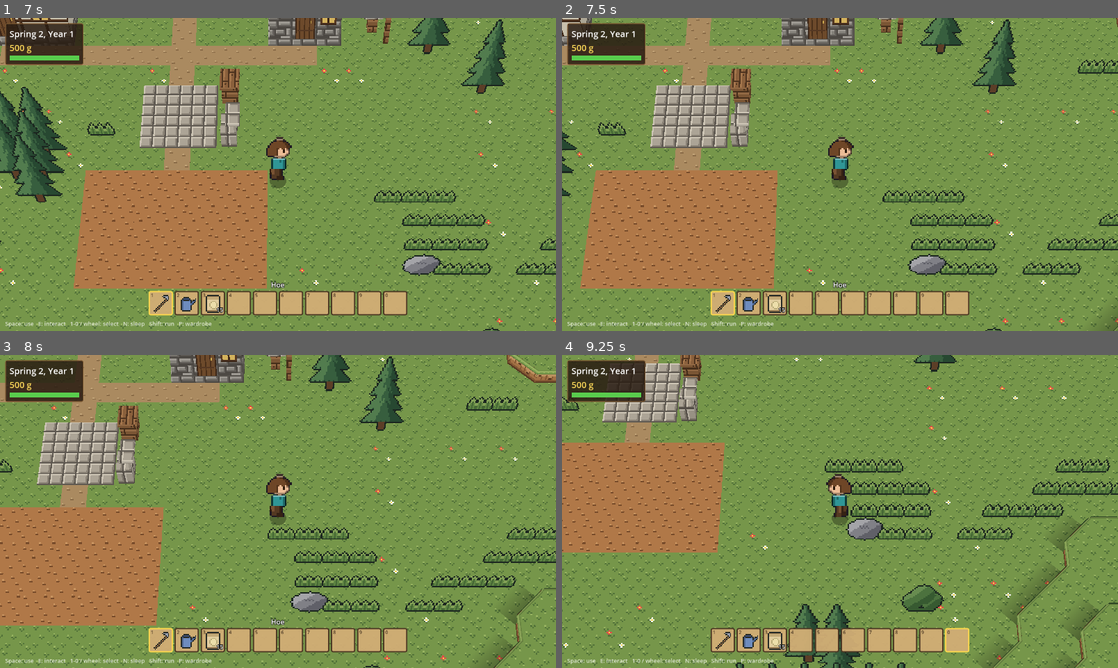
Above: before the commit, frames 1-4 (two rows, left to right).
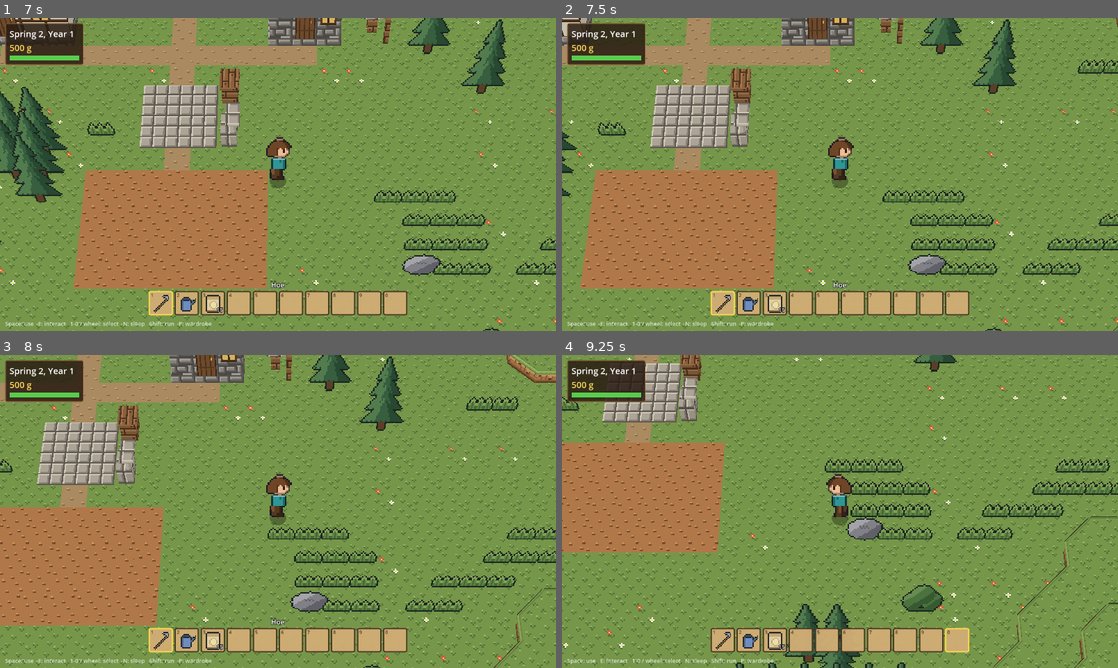
Above: after the commit, the same moments.

Repository: grimechristopher/procedural-game
Game: Godot game, scene res://scenes/main.tscn
Same seed, same stepped clock (60 frames per second), same inputs: the game is played once before the commit and once after it.
Inputs (mouse positions are in pixels of both pictures, inside the frame that each line leads up to):
- Up to frame 1 (7 s): tap Enter (ui_accept) at 0.5, 0.77, 1.52, 3.02, 3.77, 4.52, 6.02, 6.77 s; move the mouse to (250, 237) at 0.52 s; hold Mouse wheel down (hotbar_next) 0.53-1.28 s; hold W (move_up) 0.53-2.03 s; click (250, 237) at 0.67 s; move the mouse to (444, 221) at 1.27 s; tap Mouse wheel up (hotbar_prev) at 1.35 s; move the mouse to (111, 127) at 2.02 s; hold E (interact) 2.03-2.78 s; hold A (move_left) 2.03-3.53 s; move the mouse to (305, 174) at 2.77 s; tap R (regenerate) at 2.85 s; click (305, 174) at 2.92 s; move the mouse to (194, 96) at 3.52 s; hold S (move_down) 3.53-4.28 s; hold Shift (run) 3.53-4.28 s; move the mouse to (400, 158) at 4.27 s; hold D (move_right) 4.28-5.03 s; tap N (sleep) at 4.35 s; move the mouse to (166, 190) at 5.02 s; hold W (move_up) 5.03-5.78 s; hold Space (use_tool) 5.03-5.78 s; click (166, 190) at 5.17 s; move the mouse to (333, 105) at 5.77 s; hold D (move_right) from 5.78 s (still down); tap P (wardrobe) at 5.85 s; move the mouse to (250, 237) at 6.52 s; tap X at 6.6 s
- Up to frame 2 (7.5 s): keep holding D (move_right); move the mouse to (1006, 221) at 7.27 s; tap C at 7.35 s; click (1006, 221) at 7.42 s
- Up to frame 3 (8 s): keep holding D (move_right); tap Enter (ui_accept) at 7.52 s
- Up to frame 4 (9.25 s): move the mouse to (673, 464) at 8.02 s; release D (move_right) at 8.03 s; hold S (move_down) 8.03-8.78 s; tap 1 at 8.1 s; move the mouse to (867, 511) at 8.77 s; hold A (move_left) from 8.78 s (still down); tap 0 at 8.85 s; tap Enter (ui_accept) at 9.02 s

Frame 1 is identical in both runs. In frame 2, 0.1% of the frame differs, in the area x 96-100%, y 93-100%; in frame 3, 0.4%; in frame 4, 1.0%, in the area x 75-97%, y 52-100%.

Commit message:
Drop the shadows behind north-facing cliffs
They read badly; north-facing cliffs keep only the dark rim on their lip.

Co-Authored-By: Claude Opus 5.5 <noreply@anthropic.com>
Claude-Session: https://claude.ai/code/session_01QBAyNdiLYtBbpQzeaWaTYf

Diff:
--- a/scripts/edges.gd
+++ b/scripts/edges.gd
@@ -28,11 +28,9 @@
 const FACE_OFFSET := 0.01
 const WATER_SURFACE := -0.25
 const SHADOW_WIDTH := 0.45
-## Cliffs facing away from the camera (north) hide their face and the
-## ground at their foot, so their drop gets a dark rim along the lip and a
-## longer shadow reaching out past the hidden ground.
+## Cliffs facing away from the camera (north) hide their face and foot, so
+## their drop is marked by a dark rim along the lip instead.
 const RIM_DEPTH := 0.12
-const BACK_SHADOW_REACH := 0.6
 const SHADOW_ALPHA := 0.35
 ## Steps for a lip sweeping round a right-angle corner.
 const CORNER_STEPS := 4
@@ -55,7 +53,7 @@
 		faces.append(_face(s))
 		if s.o.y < -0.3:
 			faces.append(_rim(s))
-		if not s.water:
+		if not s.water and s.o.y > -0.3:
 			_shadow(shadow, s)
 	faces += _corners(segments)
 	var root := Node3D.new()
@@ -234,17 +232,11 @@
 
 
 ## A strip of shade on the ground at the foot of a face, fading outward.
-## Behind a cliff facing away from the camera it reaches past the ground the
-## cliff hides, so the drop shows.
 static func _shadow(st: SurfaceTool, s: Dictionary) -> void:
 	var y: float = (s.bottom + 0.004) * GridWorld.BLOCK_HEIGHT
 	var near0 := Vector3(s.p0.x, y, s.p0.y)
 	var near1 := Vector3(s.p1.x, y, s.p1.y)
-	var width := SHADOW_WIDTH
-	if s.o.y < -0.3:
-		var hidden: float = (s.top - s.bottom) * GridWorld.BLOCK_HEIGHT / tan(deg_to_rad(GridWorld.CAMERA_PITCH_DEGREES))
-		width = hidden + BACK_SHADOW_REACH
-	var out := Vector3(s.o.x, 0, s.o.y) * width
+	var out := Vector3(s.o.x, 0, s.o.y) * SHADOW_WIDTH
 	var dark := Color(0, 0, 0, SHADOW_ALPHA)
 	var clear := Color(0, 0, 0, 0)
 	for v in [[near0, dark], [near1, dark], [near1 + out, clear],
